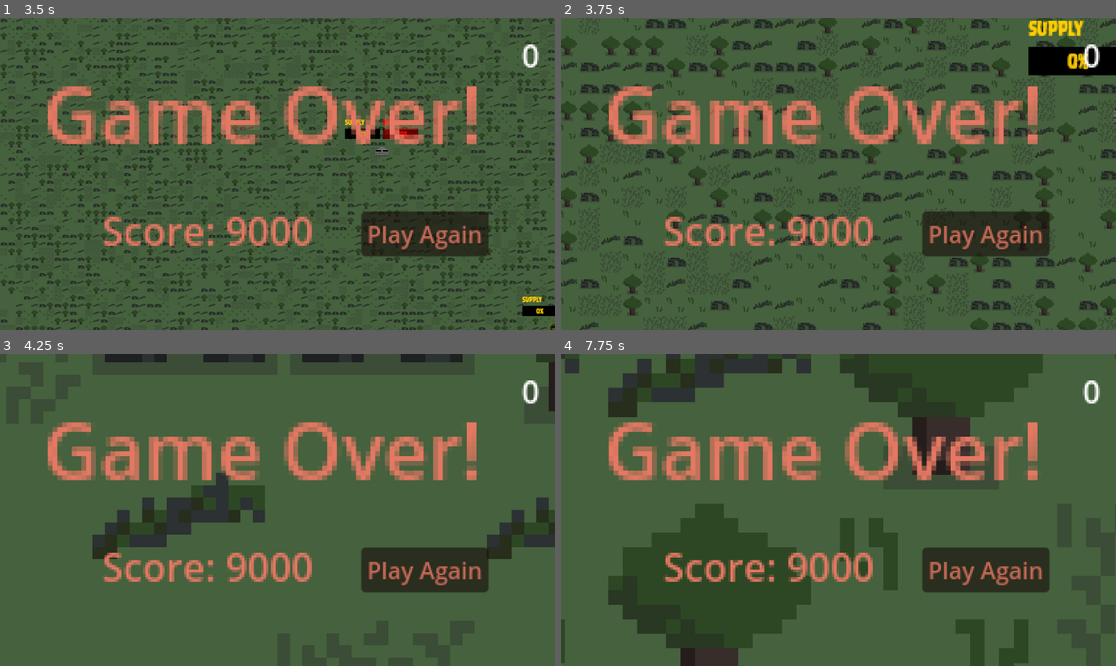
Above: before the commit, frames 1-4 (two rows, left to right).
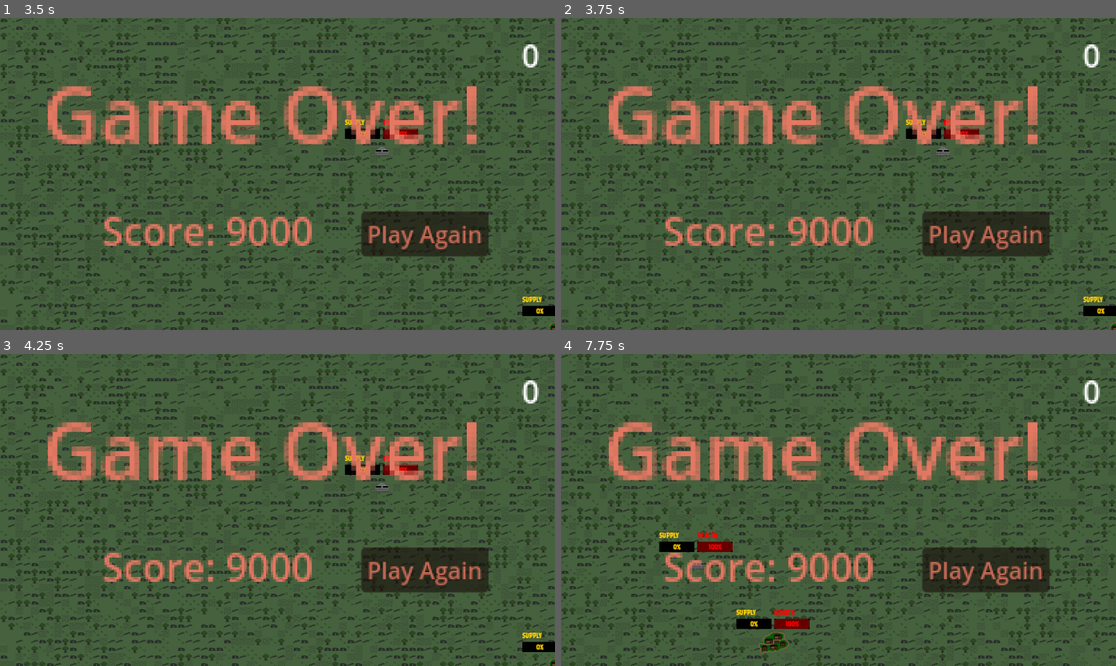
Above: after the commit, the same moments.

Repository: lewis785/ludum-dare-53
Game: Godot game, scene res://scenes/main.tscn
The game is run twice, just before and just after one commit, with the same random seed, the same clock (stepped at 60 frames per second) and the same inputs.
Inputs (mouse positions are in pixels of both pictures, inside the frame that each line leads up to):
- Up to frame 1 (3.5 s): click "start" at 0.5 s; click "Play Again" at 1.25 s; click "Play Again" at 2 s; click "Play Again" at 2.75 s
- Up to frame 2 (3.75 s): tap Enter at 3.5 s; move the mouse to (960, 158) at 3.52 s; hold E (camera_zoom_in) from 3.53 s (still down); click (960, 158) at 3.67 s
- Up to frame 3 (4.25 s): keep holding E (camera_zoom_in); tap Q (camera_zoom_out) at 3.8 s
- Up to frame 4 (7.75 s): move the mouse to (727, 525) at 4.27 s; release E (camera_zoom_in) at 4.28 s; tap Q (camera_zoom_out) at 4.35, 5.3, 6.8 s; click (727, 525) at 4.42 s; tap E (camera_zoom_in) at 4.55, 6.05, 7.55 s; tap Space at 5, 6.5 s; move the mouse to (894, 441) at 5.02 s; press the mouse at (894, 441) at 5.03 s; tap Enter at 5.75 s; move the mouse to (810, 572) at 5.77 s; release the mouse at (810, 572) at 5.78 s; tap S (camera_down) at 5.85 s; click (810, 572) at 5.92 s; move the mouse to (1005, 556) at 6.52 s; hold A (camera_left) 6.53-7.28 s; click (1005, 556) at 6.67 s; move the mouse to (672, 463) at 7.27 s; tap D (camera_right) at 7.35 s; click (672, 463) at 7.42 s

Frame 1 is identical in both runs. In frame 2, 21% of the frame differs, in the area x 0-100%, y 0-100%; in frame 3, 16%; in frame 4, 26%.
Error after the commit: Invalid operands 'Nil' and 'Vector2' in operator '*'. (res://scenes/Camera/camera_controller.gd:37)

Commit message:
Added Camera Edge Limits - Added camera link to bridge Camera and Map

Diff:
--- a/scenes/Camera/Camera.tscn
+++ b/scenes/Camera/Camera.tscn
@@ -3,10 +3,13 @@
 [ext_resource type="Script" path="res://scenes/Camera/camera_controller.gd" id="1_67m5s"]
 [ext_resource type="PackedScene" uid="uid://euned6naim70" path="res://scenes/menu/menu.tscn" id="2_8kdlw"]
 
-[node name="Camera" type="Camera2D"]
+[node name="Camera" type="Camera2D" groups=["camera"]]
 limit_left = 0
 limit_top = 0
 script = ExtResource("1_67m5s")
+camera_speed = null
+camera_zoom_speed = null
+limit_camera = null
 
 [node name="menu" parent="." instance=ExtResource("2_8kdlw")]
 position = Vector2(-4, 0)
--- a/scenes/Camera/camera_controller.gd
+++ b/scenes/Camera/camera_controller.gd
@@ -1,15 +1,21 @@
 extends Camera2D
+class_name Camera
 
 @export var camera_speed = 30
 @export var camera_zoom_speed = 0.9
+@export var limit_camera = true
 
-var max_camera_speed
+var max_camera_speed = camera_speed
 
 # Called when the node enters the scene tree for the first time.
 func _ready():
 	max_camera_speed = camera_speed
-	pass # Replace with function body.
 
+func set_limits(upper_x, upper_y, lower_x, lower_y):
+	self.set_limit(0,upper_x)
+	self.set_limit(1,upper_y)
+	self.set_limit(2,lower_x)
+	self.set_limit(3,lower_y)
 
 # Called every frame. 'delta' is the elapsed time since the previous frame.
 func _process(delta):
@@ -17,6 +23,7 @@
 
 func get_input(delta):
 	var movement = position
+	var zoom_change = false
 	if Input.is_action_pressed("camera_right"):
 		movement.x += camera_speed
 	if Input.is_action_pressed("camera_left"):
@@ -26,9 +33,11 @@
 	if Input.is_action_pressed("camera_down"):
 		movement.y += camera_speed
 	if Input.is_action_pressed("camera_zoom_in"):
+		zoom_change = true
 		set_zoom(get_zoom() + ((camera_zoom_speed * get_zoom())/10))
 	if Input.is_action_pressed("camera_zoom_out"):
+		zoom_change = true
 		set_zoom(get_zoom() - ((camera_zoom_speed * get_zoom())/10))
-
-	camera_speed = max_camera_speed / ((get_zoom().x+1) / 2)
+	if zoom_change:
+		camera_speed = max_camera_speed / ((get_zoom().x+1) / 2)
 	position = movement
--- /dev/null
+++ b/scenes/Camera/camera_link.gd
@@ -0,0 +1,11 @@
+const Camera = preload("res://scenes/Camera/camera_controller.gd")
+
+var camera : Camera
+
+func link_camera(tree):
+	print(tree)
+	camera = tree.get_first_node_in_group("camera")
+	#camera = tree.current_scene.get_node("$Camera")
+
+func set_limits(upper_x, upper_y, lower_x, lower_y):
+	camera.set_limits(upper_x, upper_y, lower_x, lower_y)
--- a/scenes/map/map_initialise.gd
+++ b/scenes/map/map_initialise.gd
@@ -2,6 +2,7 @@
 
 const TG = preload("res://scenes/map/terrain_gen.gd")
 const MP = preload("res://scenes/map/map_populate.gd")
+const CL = preload("res://scenes/Camera/camera_link.gd")
 
 @onready var tilemap := $TileMap
 @export var width := 900
@@ -14,3 +15,7 @@
 func _ready():
 	TG.new(tilemap, width, height, noise_gate)
 	MP.new(tilemap, get_tree(), width, height, map_rows, map_columns)
+	var cl = CL.new()
+	cl.link_camera(get_tree())
+	cl.set_limits(0,0,width*16,height*16)
+	print("Crashed yet?")
